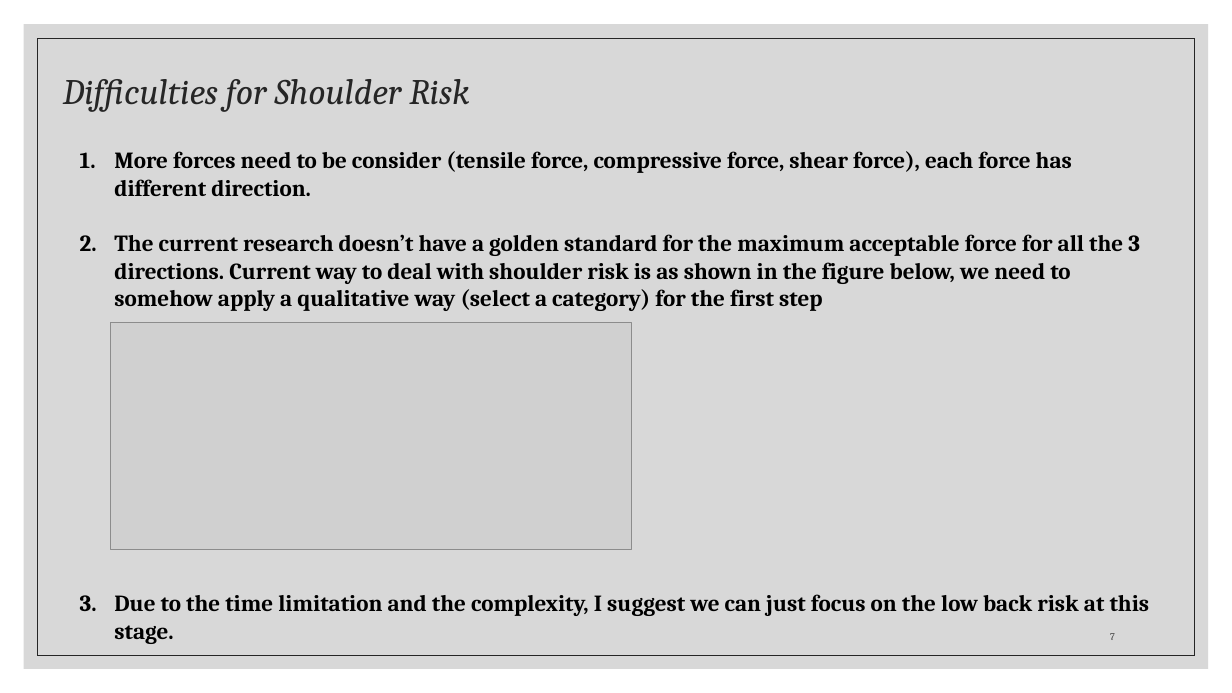
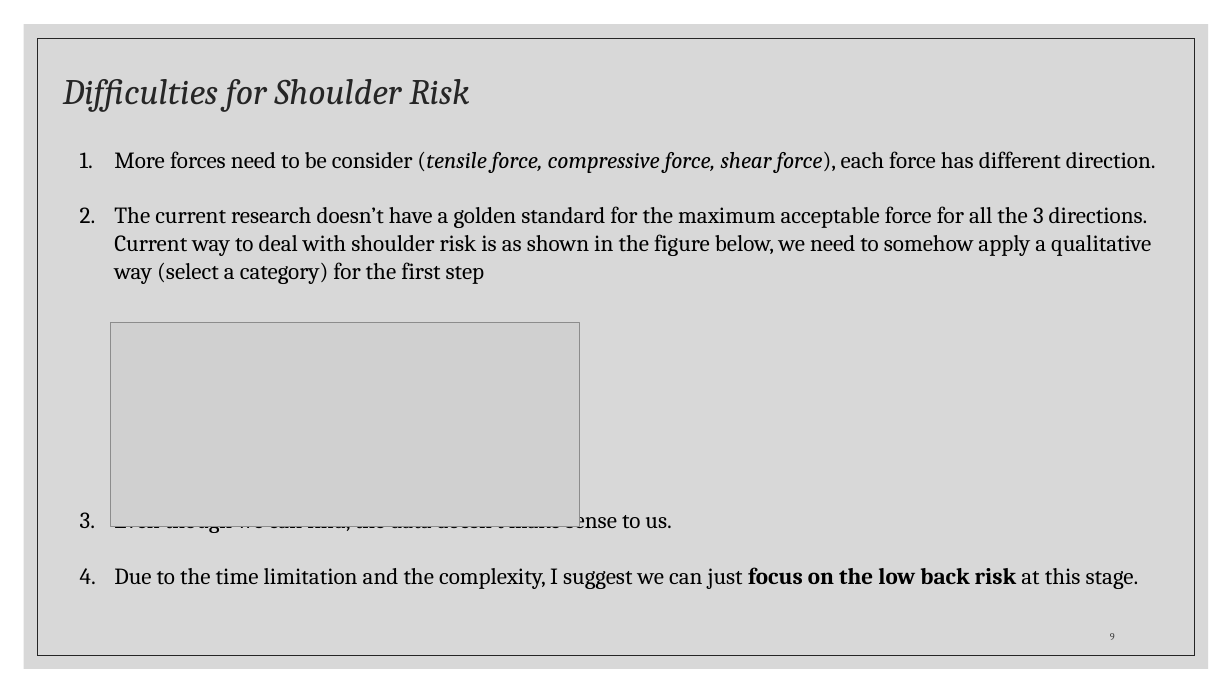
Before and after one commit to Albertlor/URECA, a slide deck: slide 9 of Meeting_Materials/Ergonomics Semester 2 Week 9.pptx (slide 7 before the commit). Drawn at 1232x693 pixels with LibreOffice and Linux fonts; fonts in the diff are those of the drawing; grey boxes stand for pictures. Boxes give left, top, right and bottom in pixels: in the first picture for what was removed or moved away, otherwise in the second. Text is boxed around its words. In the diff, an @@ line names an element or a change of style, - is before the commit and + after.

```diff
--- a/Meeting_Materials/Ergonomics Semester 2 Week 9.pptx
+++ b/Meeting_Materials/Ergonomics Semester 2 Week 9.pptx
@@ text at <box>114,151,1156,589</box>: bold off in "More forces need to be consider (tensile ...", "The current research doesn’t have a golden ...", "Due to the time limitation and the ..."; italic on in "(tensile force, compressive force, shear force)," @@
@@ picture: place and size @@
-picture at <box>111,323,632,550</box>
+picture at <box>111,323,580,527</box>
@@ text at <box>114,507,671,533</box>: paragraph added @@
+3. Even though we can find, the data doesn’t make sense to us.
@@ page number at <box>1110,633,1115,640</box>: text changed @@
-7
+9
```
Also in this commit, not shown: 4 other slides changed, 2 slides added, 30 other files.
